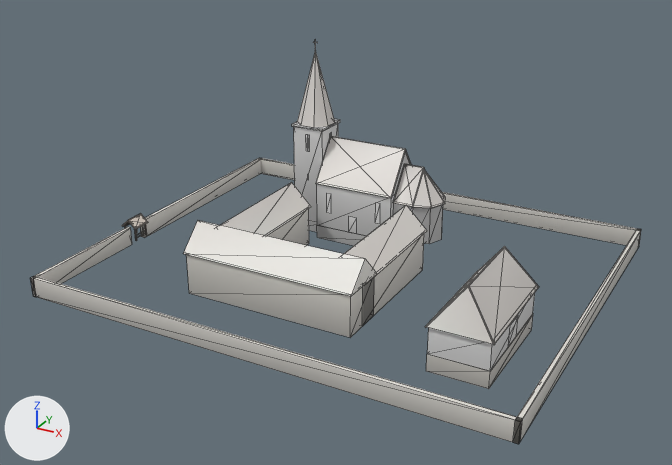
Before and after pictures for a commit that changed the glTF model game/assets/models/outbuildings/abbey_2.glb.
Before and after are seen from a 50 mm camera at (69.4, -125.0, 66.7) aimed at (4.3, -6.6, 7.6). The lights are fixed; the arrows at lower left show +X, +Y and +Z. The older version comes first. Mesh edges are drawn as thin lines. Vertices at exactly the same position are counted once.

Objects in the first picture: 'abbey_2'.
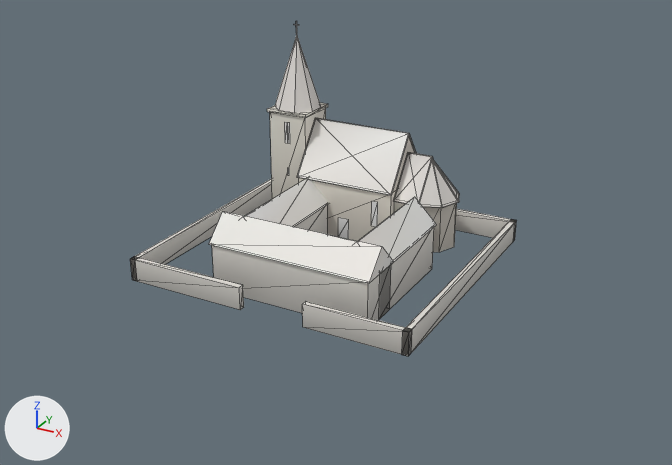
Pixel boxes (x1, y1, x2, y2) of what changed, in the pictures (672 x 465 px; the box of a moved part takes in the faces that stretch with it):
'abbey_2', reshaped (36% narrower, 17% shorter)
    before: (31, 40, 641, 444)
    after: (130, 21, 517, 356)
part 1 of me_abbey_2, moved or reshaped (not visible afterwards)
    before: (317, 225, 366, 246)
part 2 of me_abbey_2, moved or reshaped
    before: (393, 203, 443, 244)
    after: (394, 202, 457, 252)
part 3 of me_abbey_2, moved or reshaped (not visible afterwards)
    before: (309, 220, 317, 232)
part 4 of me_abbey_2, moved or reshaped
    before: (317, 152, 410, 236)
    after: (299, 137, 415, 241)
part 5 of me_abbey_2, moved or reshaped
    before: (294, 124, 338, 222)
    after: (270, 108, 326, 199)
part 6 of me_abbey_2, moved or reshaped
    before: (292, 119, 340, 131)
    after: (267, 103, 328, 118)
part 7 of me_abbey_2, moved or reshaped
    before: (267, 208, 309, 245)
    after: (295, 205, 327, 234)
part 8 of me_abbey_2, moved or reshaped
    before: (363, 234, 424, 324)
    after: (379, 228, 434, 319)
part 9 of me_abbey_2, moved or reshaped
    before: (186, 254, 374, 338)
    after: (212, 245, 391, 320)
part 10 of me_abbey_2, moved or reshaped
    before: (316, 136, 411, 199)
    after: (297, 118, 416, 196)
part 11 of me_abbey_2, moved or reshaped
    before: (393, 164, 425, 207)
    after: (394, 152, 433, 204)
part 12 of me_abbey_2, moved or reshaped
    before: (413, 170, 445, 208)
    after: (419, 159, 459, 208)
part 13 of me_abbey_2, moved or reshaped
    before: (297, 50, 335, 128)
    after: (275, 35, 321, 113)
part 14 of me_abbey_2, moved or reshaped
    before: (221, 182, 311, 236)
    after: (242, 178, 329, 227)
part 15 of me_abbey_2, moved or reshaped
    before: (344, 205, 427, 283)
    after: (355, 197, 437, 273)
part 16 of me_abbey_2, moved or reshaped
    before: (183, 220, 377, 296)
    after: (209, 211, 394, 283)
part 17 of me_abbey_2, rebuilt (36% narrower, 38% shorter)
    before: (31, 158, 641, 444)
    after: (130, 178, 517, 356)
part 18 of me_abbey_2, deleted
    before: (122, 133, 539, 389)
part 19 of me_abbey_2, added (mostly hidden)
    after: (285, 122, 378, 239)

The change in detail:
me_abbey_2 is used by ob_abbey_2; location (0.0, 0.0, 0.0).
me_abbey_2 had 424 vertices, 495 faces and spanned x -35.5..44.3, y -34.3..30.4, z -2.0..32.7.
me_abbey_2 now has 294 vertices, 319 faces and spans x -24.5..24.5, y -22.5..22.5, z -2.5..35.9.
me_abbey_2 part 1: the loose piece of 8 vertices spanning x -8.1..6.4, y 8.9..19.1, z -2.0..0.4 is scaled about its middle by (1.23, 1.23, 1.25), then moved by (-0.2, -2.0, -0.2).
me_abbey_2 part 2: the loose piece of 20 vertices spanning x 6.4..14.0, y 10.1..17.9, z -2.0..7.4 is scaled about its middle by 1.23, then moved by (2.3, -2.0, 0.6).
me_abbey_2 part 3: the loose piece of 8 vertices spanning x -14.1..-8.0, y 11.0..17.0, z -2.0..0.0 is scaled about its middle by (1.23, 1.23, 1.25), then moved by (-2.5, -2.0, -0.2).
me_abbey_2 part 4: the loose piece of 9 vertices spanning x -8.1..6.4, y 9.0..19.0, z 0.4..15.5 is scaled about its middle by 1.23, then moved by (-0.2, -2.0, 1.8).
me_abbey_2 part 5: the loose piece of 8 vertices spanning x -14.0..-8.1, y 11.1..16.9, z 0.0..17.5 is scaled about its middle by (1.23, 1.23, 1.17), then moved by (-2.5, -2.0, 1.5).
me_abbey_2 part 6: the loose piece of 8 vertices spanning x -14.2..-7.9, y 10.8..17.2, z 17.5..17.9 is scaled about its middle by (1.23, 1.23, 1.25), then moved by (-2.5, -2.0, 3.0).
me_abbey_2 part 7: the loose piece of 8 vertices spanning x -14.5..-7.5, y -17.0..5.0, z -1.5..5.5 is scaled about its middle by (1.07, 0.909, 1.14), then moved by (3.0, 2.0, 0.5).
me_abbey_2 part 8: the loose piece of 8 vertices spanning x 7.5..14.5, y -17.0..5.0, z -1.5..5.5 is scaled about its middle by (1.07, 0.909, 1.14), then moved by (1.0, 2.0, 0.5).
me_abbey_2 part 9: the loose piece of 8 vertices spanning x -14.5..14.5, y -20.8..-13.2, z -1.5..5.5 is scaled about its middle by (0.948, 1, 1.14), then moved by (2.0, 3.0, 0.5).
me_abbey_2 part 10: the loose piece of 14 vertices spanning x -8.2..6.5, y 8.7..19.3, z 8.4..15.8 is scaled about its middle by 1.23, then moved by (-0.2, -2.0, 2.7).
me_abbey_2 part 11: the loose piece of 14 vertices spanning x 6.4..10.1, y 9.8..18.2, z 7.1..13.0 is scaled about its middle by 1.23, then moved by (1.9, -2.0, 2.3).
me_abbey_2 part 12: the loose piece of 18 vertices spanning x 10.0..14.4, y 9.8..18.2, z 7.1..12.7 is scaled about its middle by 1.23, then moved by (2.8, -2.0, 2.3).
me_abbey_2 part 13: the loose piece of 9 vertices spanning x -14.2..-7.9, y 10.8..17.2, z 17.9..30.9 is scaled about its middle by (1.23, 1.23, 0.983), then moved by (-2.5, -2.0, 2.9).
me_abbey_2 part 14: the loose piece of 6 vertices spanning x -14.9..-7.2, y -17.3..5.3, z 5.5..9.4 is scaled about its middle by (1.06, 0.912, 1.07), then moved by (3.0, 2.0, 1.1).
me_abbey_2 part 15: the loose piece of 6 vertices spanning x 7.2..14.9, y -17.3..5.3, z 5.5..9.4 is scaled about its middle by (1.06, 0.912, 1.07), then moved by (1.0, 2.0, 1.1).
me_abbey_2 part 16: the loose piece of 6 vertices spanning x -14.8..14.8, y -21.1..-12.9, z 5.5..9.6 is scaled about its middle by (0.949, 1, 1), then moved by (2.0, 3.0, 1.0).
me_abbey_2 part 17: the loose piece of 32 vertices spanning x -34.3..44.3, y -34.3..30.4, z -0.8..2.4 is rebuilt with 32 vertices and now spans x -24.5..24.5, y -22.5..22.5, z -0.8..3.0.
me_abbey_2 part 18: 36 loose pieces with 214 vertices, spanning x -35.5..36.9, y -23.4..19.0, z -2.0..16.3, are deleted.
me_abbey_2 part 19: 84 vertices added at x -17.2..10.7, y 5.8..18.2, z 0.0..19.0.
Other edits to the shape of me_abbey_2 do not show in these pictures.
